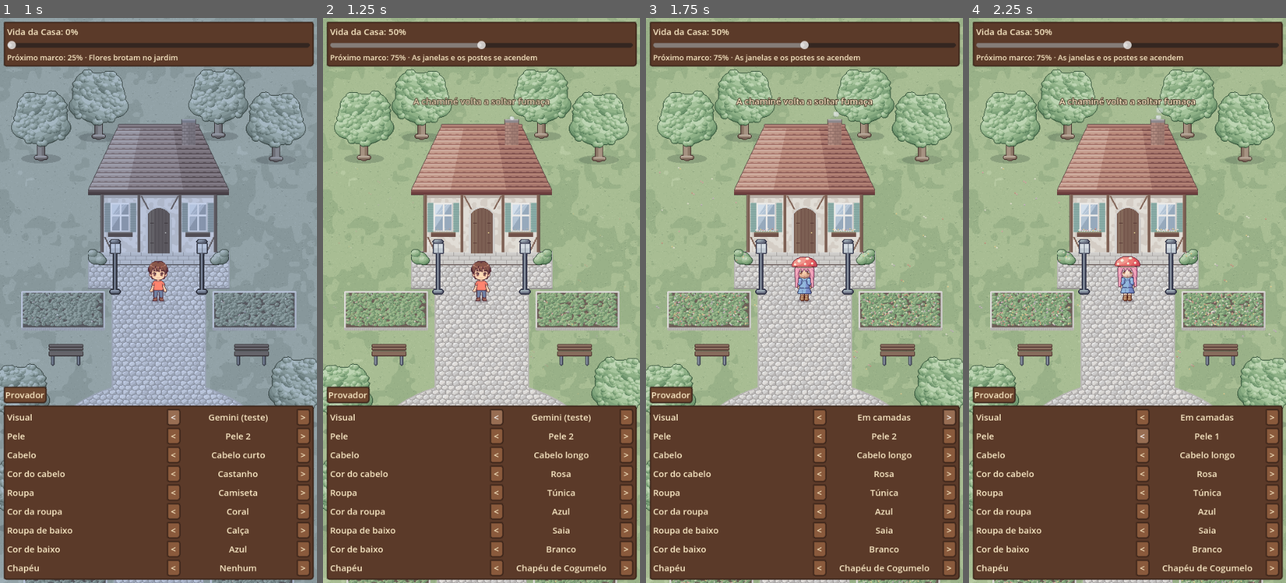
Above: before the commit, frames 1-4 (left to right).
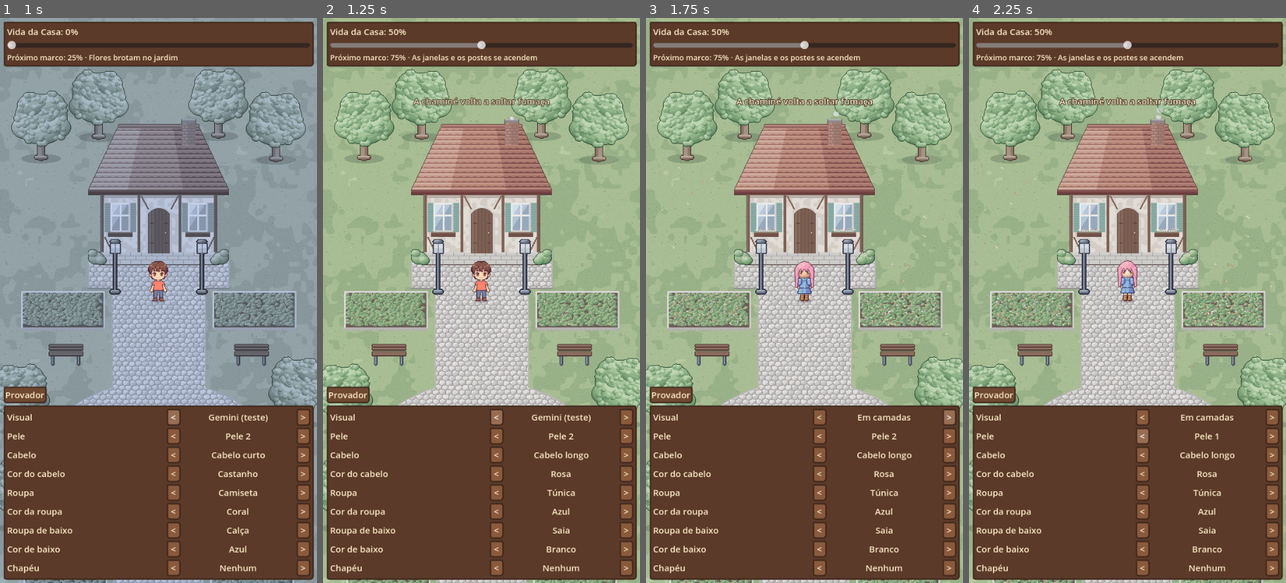
Above: after the commit, the same moments.

Repository: gusvilella/Projeto-sem-nome
Game: Godot game, scene res://testes/captura.tscn
Same seed, same stepped clock (60 frames per second), same inputs: the game is played once before the commit and once after it. This scene is started directly instead of the project's main scene.
Inputs:
- Up to frame 1 (1 s): click "<" at 0.5 s
- Up to frame 2 (1.25 s): no input
- Up to frame 3 (1.75 s): click ">" at 1.25 s
- Up to frame 4 (2.25 s): click "<" at 2 s

Frame 1 is identical in both runs. In frame 2, 0.2% of the frame differs, in the area x 61-90%, y 96-99%; in frame 3, 0.3%; in frame 4, 0.3%, in the area x 45-90%, y 42-99%.

Commit message:
Extrai acessórios de cabeça gerados por IA e usa no protótipo
- ferramentas/extrair_chapeus.py: separa a grade, reduz tudo na mesma
  escala, alinha pelos pés e pela camiseta e guarda só o que difere do
  personagem sem acessório, como camada de cabeça 96x112
- 10 acessórios do Gemini no catálogo, presos ao personagem de IA, com
  âncoras próprias; o provador lista só os chapéus de cada visual
- Divulgação passa a ser em pixel art, mostrando o jogo como ele é
- Testes e captura da vitrine de acessórios de IA

Co-Authored-By: Claude Opus 5.5 <noreply@anthropic.com>
Claude-Session: https://claude.ai/code/session_01RYiEXhj7X4YVLnuMitJzQe

Diff:
--- a/jogo/cenas/personagem/personagem.gd
+++ b/jogo/cenas/personagem/personagem.gd
@@ -86,6 +86,9 @@
 			if camada != "sombra":
 				_definir_camada(camada, null)
 		_definir_camada("corpo", completo["textura"])
+		var chapeu_ia := Dados.item(aparencia["chapeu"])
+		if chapeu_ia.get("personagem", "") == completo["id"]:
+			_definir_camada("chapeu", chapeu_ia["textura"])
 		_cabelo_recortado = false
 		_atualizar_quadro()
 		return
@@ -93,6 +96,8 @@
 	_definir_camada("rosto", base.get("rosto"))
 
 	var chapeu := Dados.item(aparencia["chapeu"])
+	if chapeu.has("personagem"):  # feito para um personagem completo específico
+		chapeu = {}
 	var esconde: String = chapeu.get("esconde_cabelo", "nenhum")
 	_definir_camada("chapeu", chapeu.get("textura"))
 
@@ -197,7 +202,8 @@
 	var colunas: Array = Dados.ancoras["colunas"][animacao]
 	var i := int(_tempo * QUADROS_POR_SEGUNDO[animacao]) % colunas.size()
 	var coluna := int(colunas[i])
-	var ancora := Dados.vetor(Dados.ancoras["cabeca"][NOMES_DIRECAO[direcao]][coluna]) - _pes
+	var ancoras: Dictionary = Dados.item(aparencia.get("completo", "")).get("ancoras", Dados.ancoras["cabeca"])
+	var ancora := Dados.vetor(ancoras[NOMES_DIRECAO[direcao]][coluna]) - _pes
 	var espelhar := direcao == Direcao.LADO and virado_para_esquerda
 	if espelhar:
 		ancora.x = -ancora.x
--- a/jogo/cenas/ui/painel_prototipo.gd
+++ b/jogo/cenas/ui/painel_prototipo.gd
@@ -157,6 +157,9 @@
 		elif partes[1] == "completo":
 			lista.append(["", "Em camadas"])
 		for item in Dados.itens_do_tipo(partes[1]):
+			# chapéus feitos para um personagem completo só aparecem com ele
+			if partes[1] == "chapeu" and item.get("personagem", "") != personagem.aparencia.get("completo", ""):
+				continue
 			lista.append([item["id"], item["nome"]])
 	return lista
 
@@ -168,6 +171,8 @@
 		if lista[i][0] == personagem.aparencia[chave]:
 			atual = i
 	personagem.vestir(chave, lista[wrapi(atual + passo, 0, lista.size())][0])
+	if chave == "completo":
+		personagem.vestir("chapeu", "")
 	_atualizar_textos()
 
 
--- a/jogo/data/itens/catalogo.json
+++ b/jogo/data/itens/catalogo.json
@@ -7,7 +7,28 @@
   },
   "itens": [
     {"id": "ia_gemini", "nome": "Gemini (teste)", "tipo": "completo", "raridade": "comum", "gratis": true, "recoloravel": false,
-     "textura": "res://arte/personagem/ia/gemini.png"},
+     "textura": "res://arte/personagem/ia/gemini.png",
+     "ancoras": {"baixo": [[32, 26], [32, 27], [32, 26], [32, 25], [32, 26], [32, 25]], "cima": [[32, 26], [32, 27], [32, 26], [32, 25], [32, 26], [32, 25]], "lado": [[32, 26], [32, 27], [32, 26], [32, 25], [32, 26], [32, 25]]}},
+    {"id": "ia_chapeu_gorro", "nome": "Gorro de pompom (IA)", "tipo": "chapeu", "personagem": "ia_gemini", "raridade": "comum", "gratis": true,
+     "recoloravel": false, "textura": "res://arte/personagem/ia/chapeus/gorro.png"},
+    {"id": "ia_chapeu_cogumelo", "nome": "Chapéu de cogumelo (IA)", "tipo": "chapeu", "personagem": "ia_gemini", "raridade": "comum", "gratis": true,
+     "recoloravel": false, "textura": "res://arte/personagem/ia/chapeus/cogumelo.png"},
+    {"id": "ia_chapeu_broto", "nome": "Broto (IA)", "tipo": "chapeu", "personagem": "ia_gemini", "raridade": "comum", "gratis": true,
+     "recoloravel": false, "textura": "res://arte/personagem/ia/chapeus/broto.png"},
+    {"id": "ia_chapeu_nuvem", "nome": "Nuvenzinha (IA)", "tipo": "chapeu", "personagem": "ia_gemini", "raridade": "comum", "gratis": true,
+     "recoloravel": false, "textura": "res://arte/personagem/ia/chapeus/nuvem.png"},
+    {"id": "ia_chapeu_coroa", "nome": "Coroa de flores (IA)", "tipo": "chapeu", "personagem": "ia_gemini", "raridade": "comum", "gratis": true,
+     "recoloravel": false, "textura": "res://arte/personagem/ia/chapeus/coroa.png"},
+    {"id": "ia_chapeu_capuz", "nome": "Capuz de ursinho (IA)", "tipo": "chapeu", "personagem": "ia_gemini", "raridade": "comum", "gratis": true,
+     "recoloravel": false, "textura": "res://arte/personagem/ia/chapeus/capuz.png"},
+    {"id": "ia_chapeu_palha", "nome": "Chapéu de palha (IA)", "tipo": "chapeu", "personagem": "ia_gemini", "raridade": "comum", "gratis": true,
+     "recoloravel": false, "textura": "res://arte/personagem/ia/chapeus/palha.png"},
+    {"id": "ia_chapeu_fones", "nome": "Fones de ouvido (IA)", "tipo": "chapeu", "personagem": "ia_gemini", "raridade": "comum", "gratis": true,
+     "recoloravel": false, "textura": "res://arte/personagem/ia/chapeus/fones.png"},
+    {"id": "ia_chapeu_laco", "nome": "Laço (IA)", "tipo": "chapeu", "personagem": "ia_gemini", "raridade": "comum", "gratis": true,
+     "recoloravel": false, "textura": "res://arte/personagem/ia/chapeus/laco.png"},
+    {"id": "ia_chapeu_gato", "nome": "Gorro de gatinho (IA)", "tipo": "chapeu", "personagem": "ia_gemini", "raridade": "comum", "gratis": true,
+     "recoloravel": false, "textura": "res://arte/personagem/ia/chapeus/gato.png"},
 
     {"id": "cabelo_curto", "nome": "Cabelo curto", "tipo": "cabelo", "raridade": "comum", "gratis": true, "recoloravel": true,
      "textura": "res://arte/personagem/cabelo/curto_frente.png"},
--- a/jogo/testes/captura.gd
+++ b/jogo/testes/captura.gd
@@ -81,6 +81,17 @@
 		_vitrine_personagem(raiz, visuais[4 + coluna], Vector2(66 + coluna * 64, 100 + 3 * 108 + 40), 0)
 	await _esperar(0.3)
 	await _capturar("vitrine.png")
+	for filho in raiz.get_children():
+		filho.queue_free()
+
+	# Personagem de IA com os acessórios extraídos da grade do Gemini.
+	var chapeus := ["", "ia_chapeu_gorro", "ia_chapeu_cogumelo", "ia_chapeu_broto", "ia_chapeu_nuvem", "ia_chapeu_coroa",
+		"ia_chapeu_capuz", "ia_chapeu_palha", "ia_chapeu_fones", "ia_chapeu_laco", "ia_chapeu_gato"]
+	for i in chapeus.size():
+		var pos := Vector2(42 + (i % 4) * 64, 110 + (i / 4) * 120)
+		_vitrine_personagem(raiz, {"completo": "ia_gemini", "chapeu": chapeus[i]}, pos, 0)
+	await _esperar(0.3)
+	await _capturar("vitrine_ia.png")
 
 
 func _vitrine_personagem(raiz: Node2D, visual: Dictionary, posicao: Vector2, direcao: int) -> void:
--- a/jogo/testes/teste_prototipo.gd
+++ b/jogo/testes/teste_prototipo.gd
@@ -118,8 +118,12 @@
 	p.vestir("completo", "ia_gemini")
 	verificar(p.sprite("corpo").texture != null and p.sprite("corpo").material == null, "personagem completo no corpo, sem paleta")
 	verificar(p.sprite("cabelo_frente").texture == null and p.sprite("roupa_cima").texture == null, "personagem completo esconde as camadas")
+	p.vestir("chapeu", "ia_chapeu_cogumelo")
+	verificar(p.sprite("chapeu").texture != null, "chapéu de IA aparece no personagem de IA")
 	p.vestir("completo", "")
 	verificar(p.sprite("roupa_cima").texture != null, "volta para as camadas")
+	verificar(p.sprite("chapeu").texture == null, "chapéu de IA não aparece no personagem em camadas")
+	p.vestir("chapeu", "")
 
 	# A cabeça acompanha o corpo, inclusive espelhada.
 	var ancora := Dados.vetor(Dados.ancoras["cabeca"]["lado"][0]) - Dados.vetor(Dados.ancoras["pes"])
@@ -203,5 +207,10 @@
 	painel.trocar("chapeu", -1)
 	verificar(painel.personagem.aparencia["chapeu"] == antes, "provador volta o chapéu")
 	verificar(painel.valores_da_opcao("cabelo").size() == Dados.itens_do_tipo("cabelo").size(), "provador lista os cabelos")
+	var chapeus_camadas := painel.valores_da_opcao("chapeu").size()
+	painel.trocar("completo", 1)
+	verificar(painel.personagem.aparencia["completo"] == "ia_gemini", "provador troca para o personagem de IA")
+	verificar(painel.valores_da_opcao("chapeu").size() == 11 and chapeus_camadas == 7, "provador lista só os chapéus de cada visual")
+	painel.trocar("completo", -1)
 	painel.slider.value = 30
 	verificar(painel.vale.vida == 30, "slider muda a vida da região")
Binary file added: jogo/arte/personagem/ia/chapeus/broto.png
Not shown, added: jogo/arte/personagem/ia/chapeus/broto.png.import
Binary file added: jogo/arte/personagem/ia/chapeus/capuz.png
Not shown, added: jogo/arte/personagem/ia/chapeus/capuz.png.import
Binary file added: jogo/arte/personagem/ia/chapeus/cogumelo.png
Not shown, added: jogo/arte/personagem/ia/chapeus/cogumelo.png.import
Binary file added: jogo/arte/personagem/ia/chapeus/coroa.png
Not shown, added: jogo/arte/personagem/ia/chapeus/coroa.png.import
Binary file added: jogo/arte/personagem/ia/chapeus/fones.png
Not shown, added: jogo/arte/personagem/ia/chapeus/fones.png.import
Binary file added: jogo/arte/personagem/ia/chapeus/gato.png
Not shown, added: jogo/arte/personagem/ia/chapeus/gato.png.import
(and 19 more such lines)
